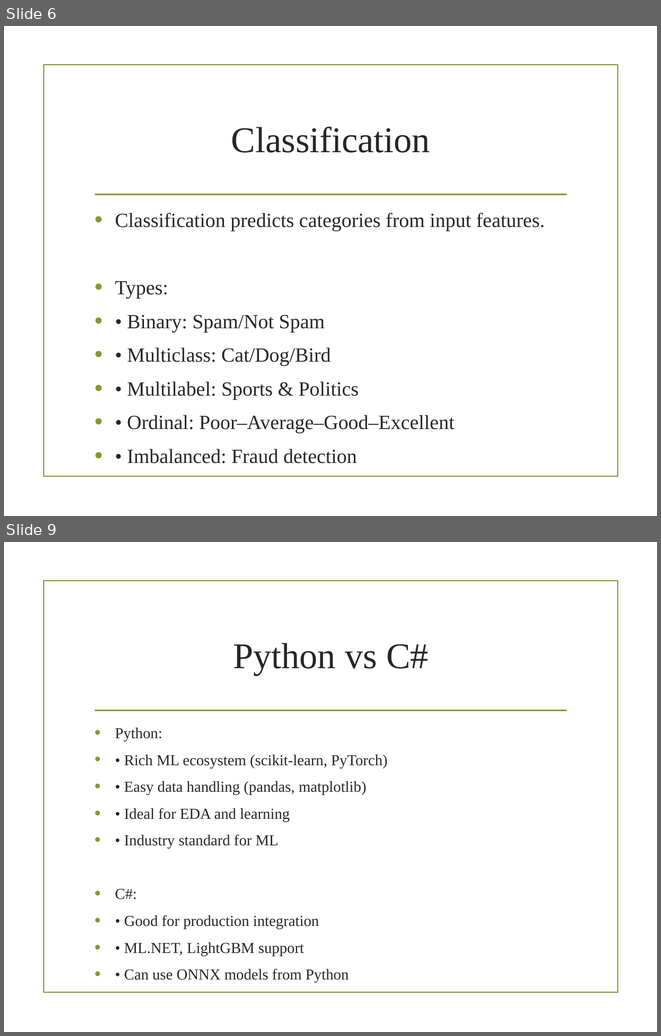
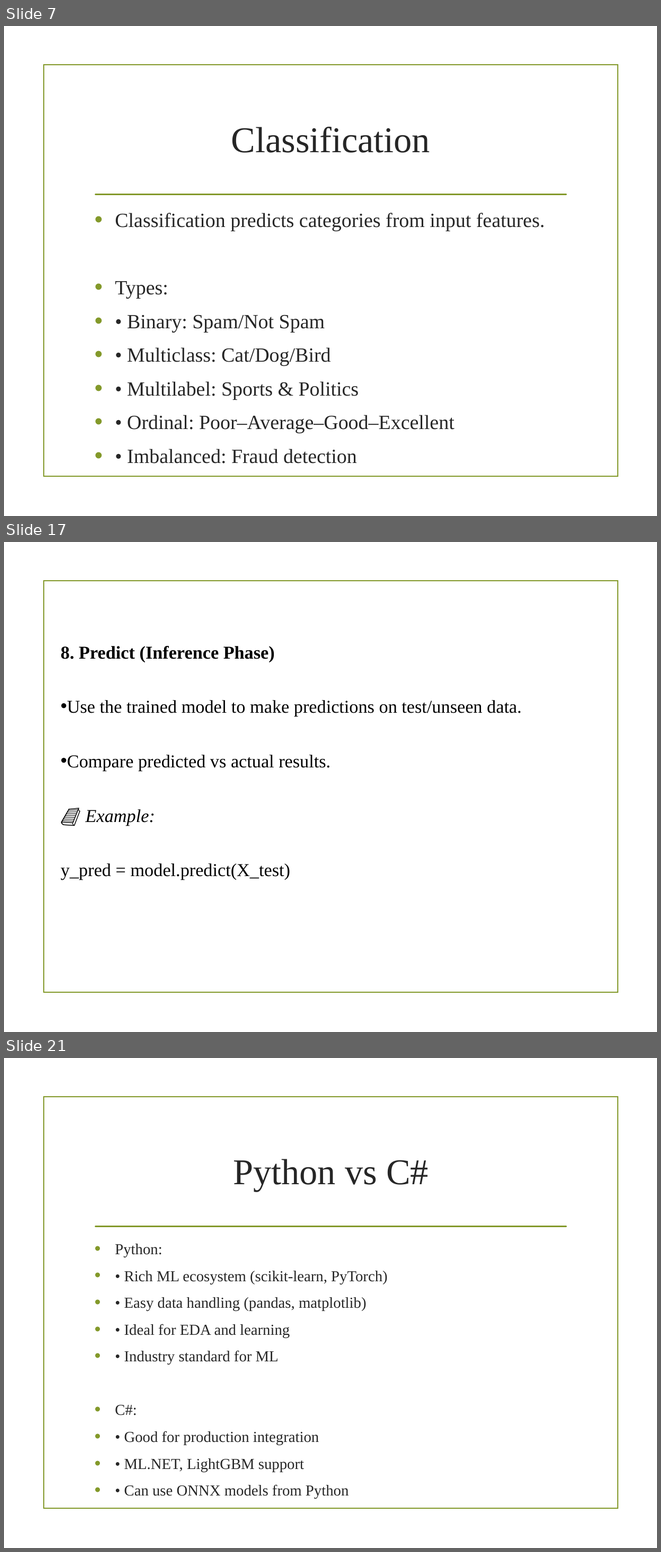
Before and after one commit to gecezeeshan/QuickRef, a slide deck: DataScience/Machine_Learning_Overview.pptx. Shown one above the other, each under a label of ours: slides 6 and 9 before the commit, slides 7, 17 and 21 after it; the slides between them are not shown. The pictures are 661x1036 and 661x1552 pixels, drawn with LibreOffice and Linux fonts; fonts in the diff are those of the drawing; background and template pictures are left out. Boxes give left, top, right and bottom in pixels: in the first picture for what was removed or moved away, otherwise in the second. Text is boxed around its words. In the diff, an @@ line names an element or a change of style, - is before the commit and + after.

```diff
--- a/DataScience/Machine_Learning_Overview.pptx
+++ b/DataScience/Machine_Learning_Overview.pptx
@@ slide 17 added at [4, 542, 657, 1032], background picture (left out); not listed: 1 template element that a slide beside it also shows @@
@@ text added at [61, 646, 522, 880], 20 pt, text #000000 @@
+8. Predict (Inference Phase)
+• Use the trained model to make predictions on test/unseen data.
+• Compare predicted vs actual results.
+📘 Example:
+y_pred = model.predict(X_test)
@@ what was slide 6 is now slide 7 @@
@@ what was slide 9 is now slide 21 @@
```
Also in this commit, not shown: 5 slides changed, 12 other slides added, 1 slide removed, 4 other files.
